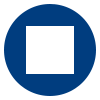
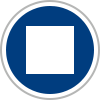
Layered file, before and after one edit (100px x 100px). Changes by layer:
added layer "Ellipse 1 Kopie" above "Ellipse 1" over [0, 0, 100, 100]
painted on "Ellipse 1" over [4, 4, 96, 96]
